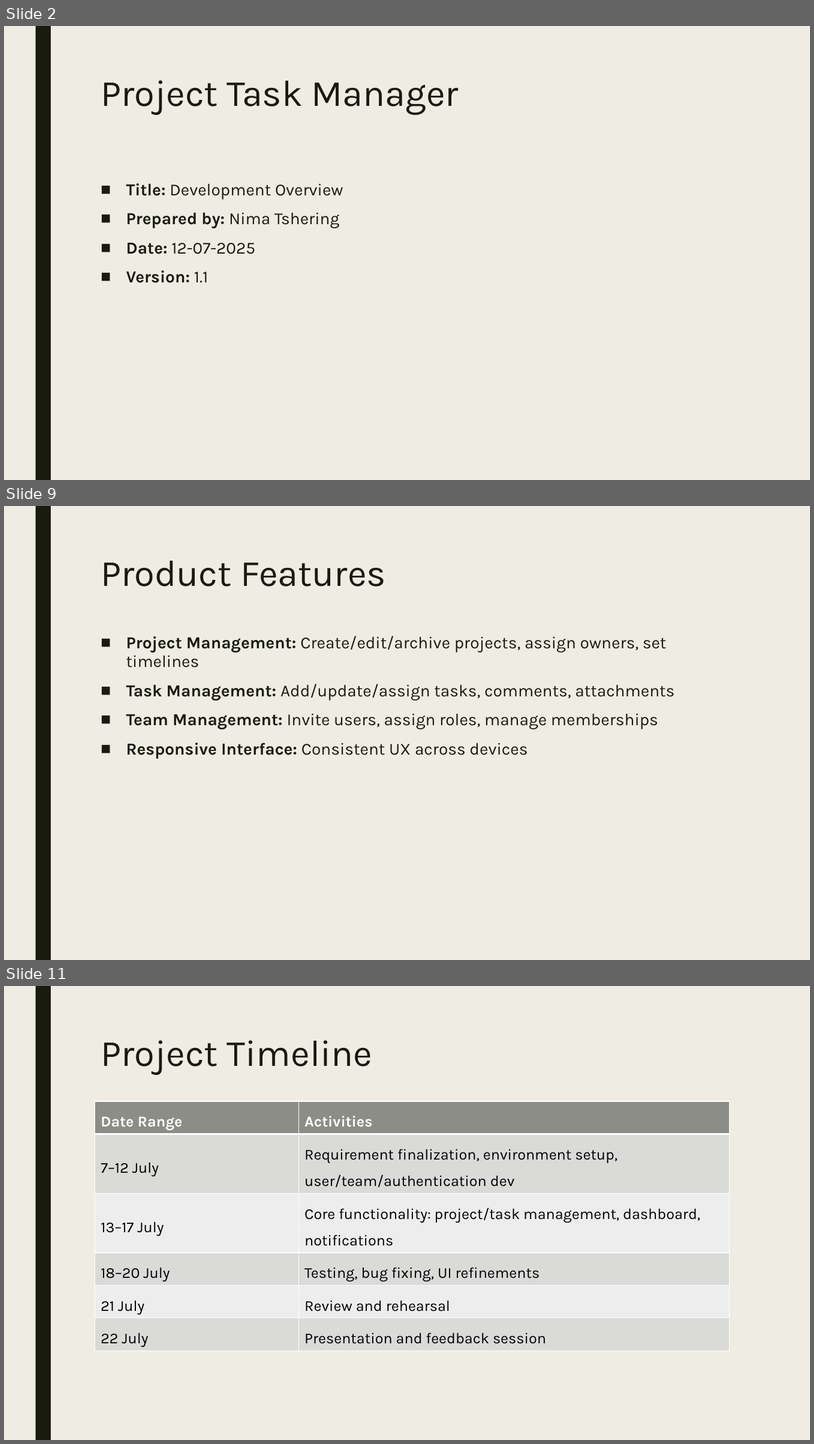
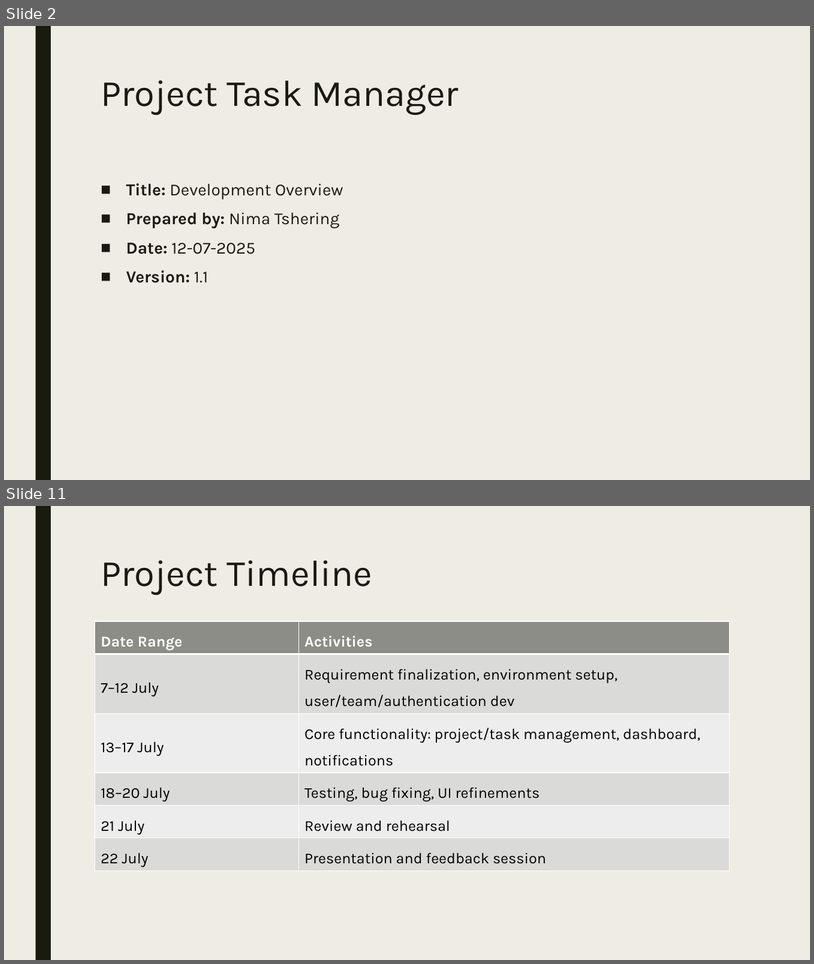
Before and after one commit to nimatshering/capstone-project, a slide deck: Presentation.pptx. Shown one above the other, each under a label of ours: slides 2, 9 and 11 before the commit, slides 2 and 11 after it; the slides between them are not shown. The pictures are 814x1444 and 814x964 pixels, drawn with LibreOffice and Linux fonts; fonts in the diff are those of the drawing. Boxes give left, top, right and bottom in pixels: in the first picture for what was removed or moved away, otherwise in the second. Text is boxed around its words. In the diff, an @@ line names an element or a change of style, - is before the commit and + after.

```diff
--- a/Presentation.pptx
+++ b/Presentation.pptx
@@ slide 9 removed at bbox=[4, 506, 810, 960], background #EFEDE3; not listed: 1 template element that a slide beside it also shows @@
@@ title removed at bbox=[101, 561, 386, 586] @@
-Product Features
@@ text removed at bbox=[126, 636, 675, 759] @@
-■ Project Management: Create/edit/archive projects, assign owners, set timelines
-■ Task Management: Add/update/assign tasks, comments, attachments
-■ Team Management: Invite users, assign roles, manage memberships
-■ Responsive Interface: Consistent UX across devices
```
Also in this commit, not shown: 4 slides changed, 8 slides added, 6 other slides removed, 3 other files.
